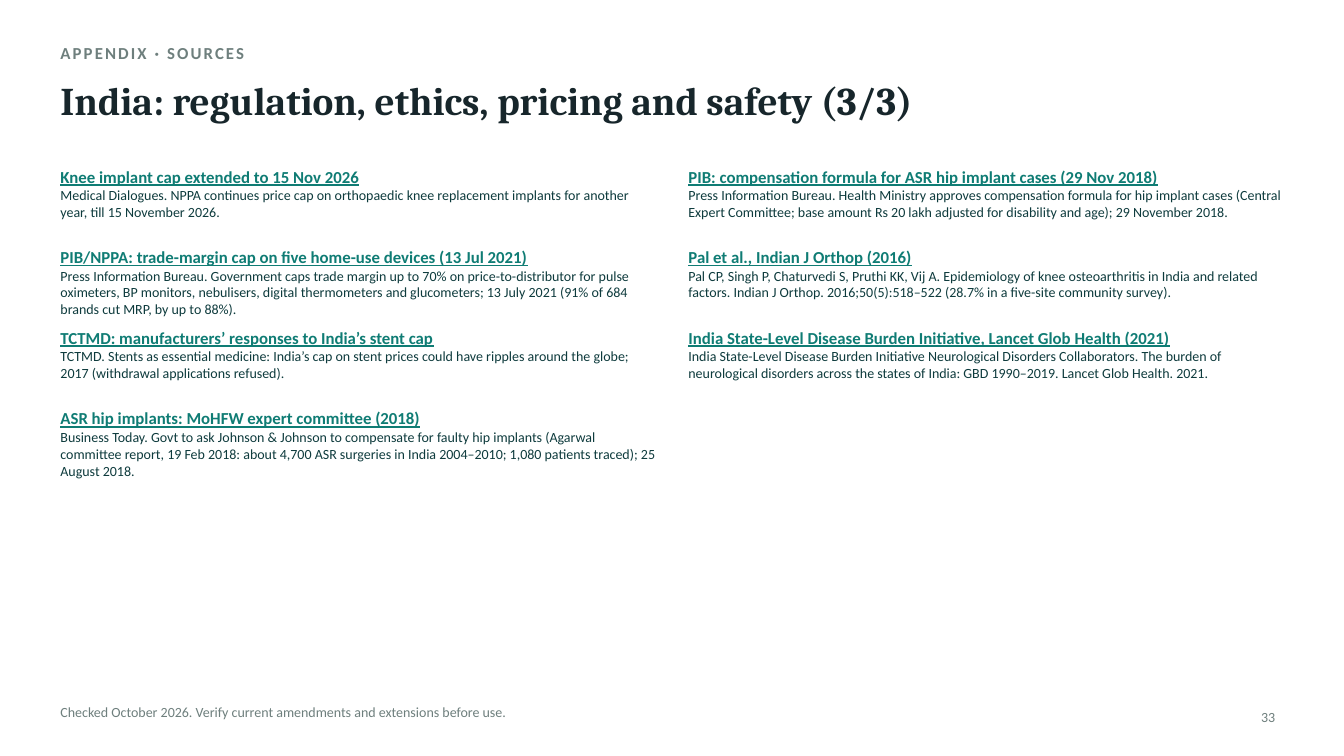
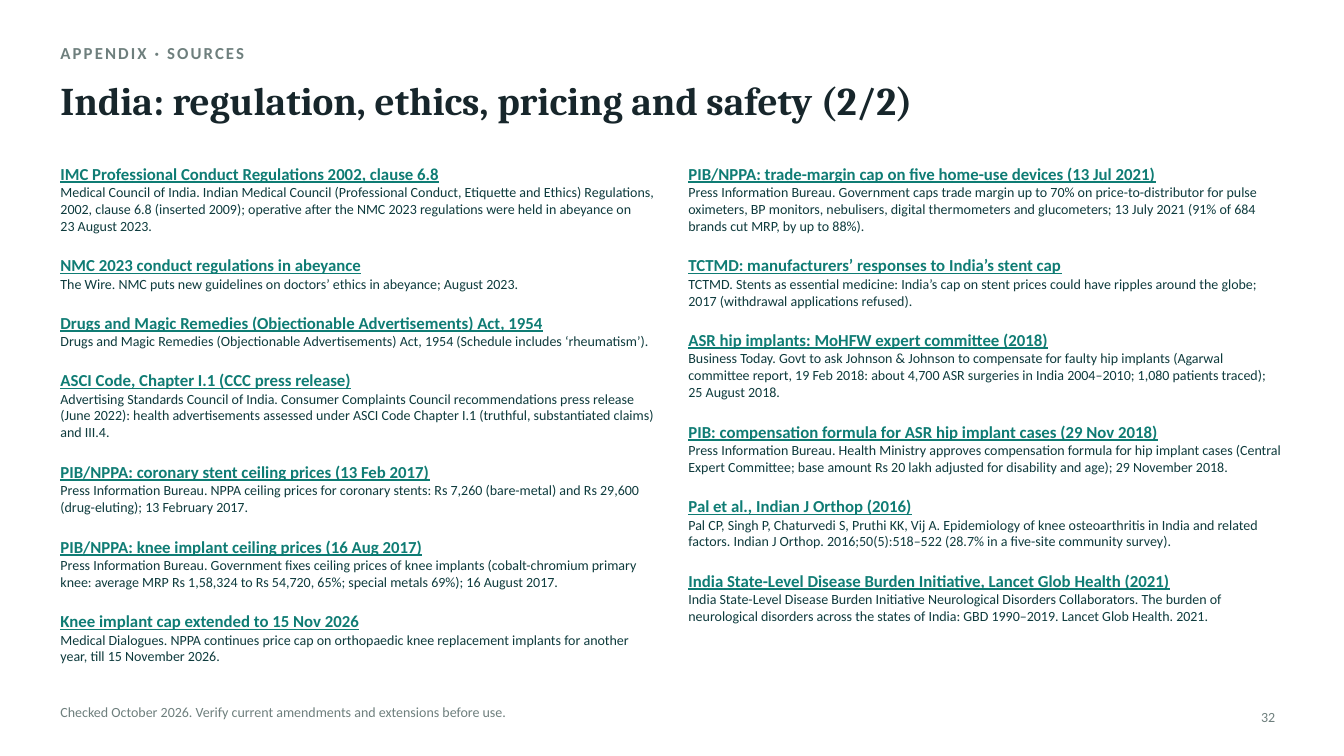
Before and after one commit to ivikasjha/claude, a slide deck: slide 32 of deck/From_Innovation_to_Patient_Impact.pptx (slide 33 before the commit). Drawn at 1344x756 pixels with LibreOffice and Linux fonts; fonts in the diff are those of the drawing. Boxes give left, top, right and bottom in pixels: in the first picture for what was removed or moved away, otherwise in the second. Text is boxed around its words. In the diff, an @@ line names an element or a change of style, - is before the commit and + after.

```diff
--- a/deck/From_Innovation_to_Patient_Impact.pptx
+++ b/deck/From_Innovation_to_Patient_Impact.pptx
@@ title at [60, 86, 912, 124]: text changed @@
-India: regulation, ethics, pricing and safety (3/3)
+India: regulation, ethics, pricing and safety (2/2)
@@ text at [60, 168, 653, 234]: text changed @@
-Knee implant cap extended to 15 Nov 2026
-Medical Dialogues. NPPA continues price cap on orthopaedic knee replacement implants for another year, till 15 November 2026.
+IMC Professional Conduct Regulations 2002, clause 6.8
+Medical Council of India. Indian Medical Council (Professional Conduct, Etiquette and Ethics) Regulations, 2002, clause 6.8 (inserted 2009); operative after the NMC 2023 regulations were held in abeyance on 23 August 2023.
@@ text "PIB/NPPA: trade-margin cap on five ...": place and size @@
-text "PIB/NPPA: trade-margin cap on five ..." at [60, 250, 629, 317]
+text "PIB/NPPA: trade-margin cap on five ..." at [688, 167, 1257, 234]
@@ text added at [60, 259, 518, 292], 10 pt, text #0E3B3D @@
+NMC 2023 conduct regulations in abeyance
+The Wire. NMC puts new guidelines on doctors’ ethics in abeyance; August 2023.
@@ text "TCTMD: manufacturers’ responses to India’s ...": place and size @@
-text "TCTMD: manufacturers’ responses to India’s ..." at [60, 332, 629, 381]
+text "TCTMD: manufacturers’ responses to India’s ..." at [688, 259, 1257, 309]
@@ text added at [60, 316, 648, 349], 10 pt, text #0E3B3D @@
+Drugs and Magic Remedies (Objectionable Advertisements) Act, 1954
+Drugs and Magic Remedies (Objectionable Advertisements) Act, 1954 (Schedule includes ‘rheumatism’).
@@ text "ASR hip implants: MoHFW expert ..." rewrapped from [60, 411, 655, 479] to [688, 332, 1266, 400] @@
@@ text added at [60, 373, 654, 437], 10 pt, text #0E3B3D @@
+ASCI Code, Chapter I.1 (CCC press release)
+Advertising Standards Council of India. Consumer Complaints Council recommendations press release (June 2022): health advertisements assessed under ASCI Code Chapter I.1 (truthful, substantiated claims) and III.4.
@@ text "PIB: compensation formula for ASR ...": place and size @@
-text "PIB: compensation formula for ASR ..." at [688, 170, 1281, 220]
+text "PIB: compensation formula for ASR ..." at [688, 425, 1281, 475]
@@ text added at [60, 465, 639, 515], 10 pt, text #0E3B3D @@
+PIB/NPPA: coronary stent ceiling prices (13 Feb 2017)
+Press Information Bureau. NPPA ceiling prices for coronary stents: Rs 7,260 (bare-metal) and Rs 29,600 (drug-eluting); 13 February 2017.
@@ text "Pal et al., Indian J ...": place and size @@
-text "Pal et al., Indian J ..." at [688, 251, 1258, 300]
+text "Pal et al., Indian J ..." at [688, 500, 1258, 549]
@@ text added at [60, 540, 636, 590], 10 pt, text #0E3B3D @@
+PIB/NPPA: knee implant ceiling prices (16 Aug 2017)
+Press Information Bureau. Government fixes ceiling prices of knee implants (cobalt-chromium primary knee: average MRP Rs 1,58,324 to Rs 54,720, 65%; special metals 69%); 16 August 2017.
@@ text "India State-Level Disease Burden Initiative, ...": place and size @@
-text "India State-Level Disease Burden Initiative, ..." at [688, 331, 1222, 381]
+text "India State-Level Disease Burden Initiative, ..." at [688, 574, 1222, 624]
@@ text added at [60, 615, 629, 664], 10 pt, text #0E3B3D @@
+Knee implant cap extended to 15 Nov 2026
+Medical Dialogues. NPPA continues price cap on orthopaedic knee replacement implants for another year, till 15 November 2026.
```
Also in this commit, not shown: 34 other slides changed, 1 slide removed, 37 other files.
